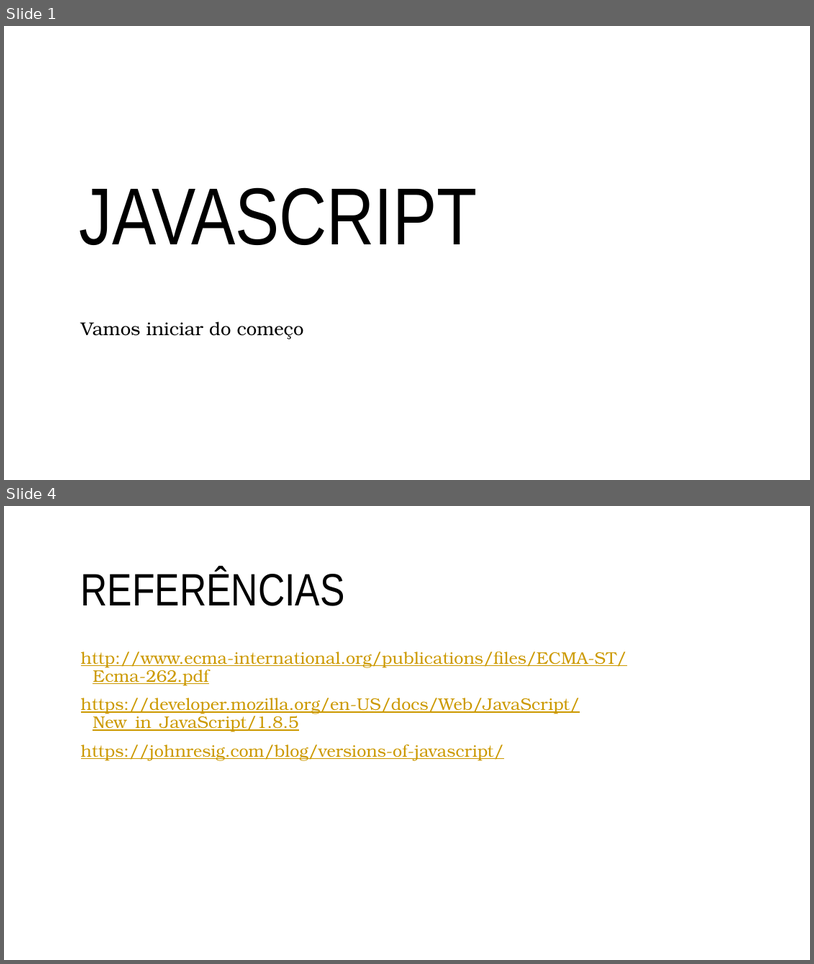
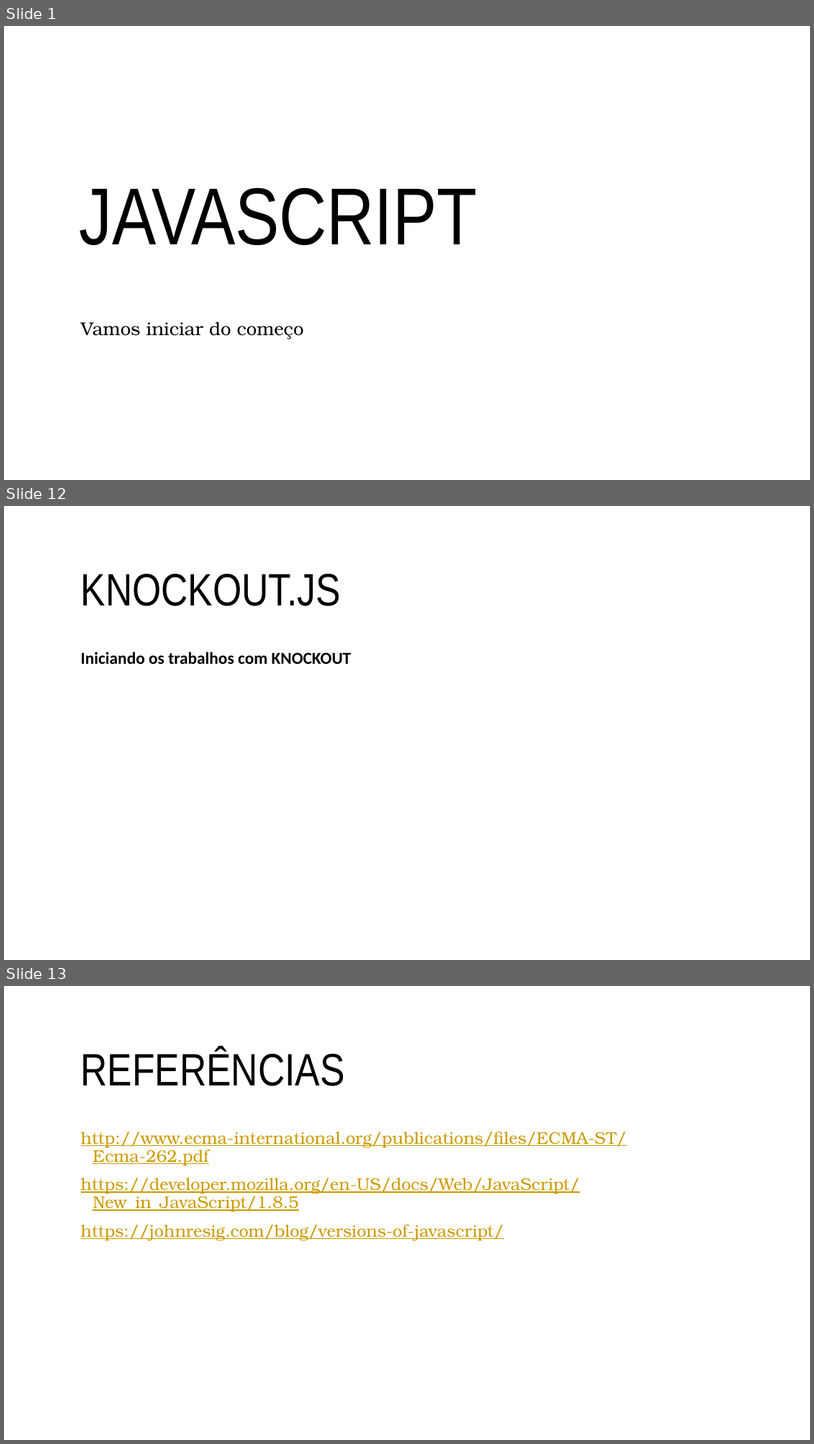
Before and after one commit to JeanLLopes/Curso-Knockout, a slide deck: Curso-knockout.pptx. Shown one above the other, each under a label of ours: slides 1 and 4 before the commit, slides 1, 12 and 13 after it; the slides between them are not shown. The pictures are 814x964 and 814x1444 pixels, drawn with LibreOffice and Linux fonts; fonts in the diff are those of the drawing; background and template pictures are left out. Boxes give left, top, right and bottom in pixels: in the first picture for what was removed or moved away, otherwise in the second. Text is boxed around its words. In the diff, an @@ line names an element or a change of style, - is before the commit and + after.

```diff
--- a/Curso-knockout.pptx
+++ b/Curso-knockout.pptx
@@ slide 12 added at (4,506,810,960), background #FFFFFF; not listed: 1 template element that a slide beside it also shows @@
@@ title added at (81,574,341,606), 54 pt, text #000000 @@
+KNOCKOUT.JS
@@ text added at (81,651,352,664), 20 pt, text #000000, bold @@
+Iniciando os trabalhos com KNOCKOUT
@@ what was slide 4 is now slide 13 @@
```
Also in this commit, not shown: 2 slides changed, 8 other slides added.
